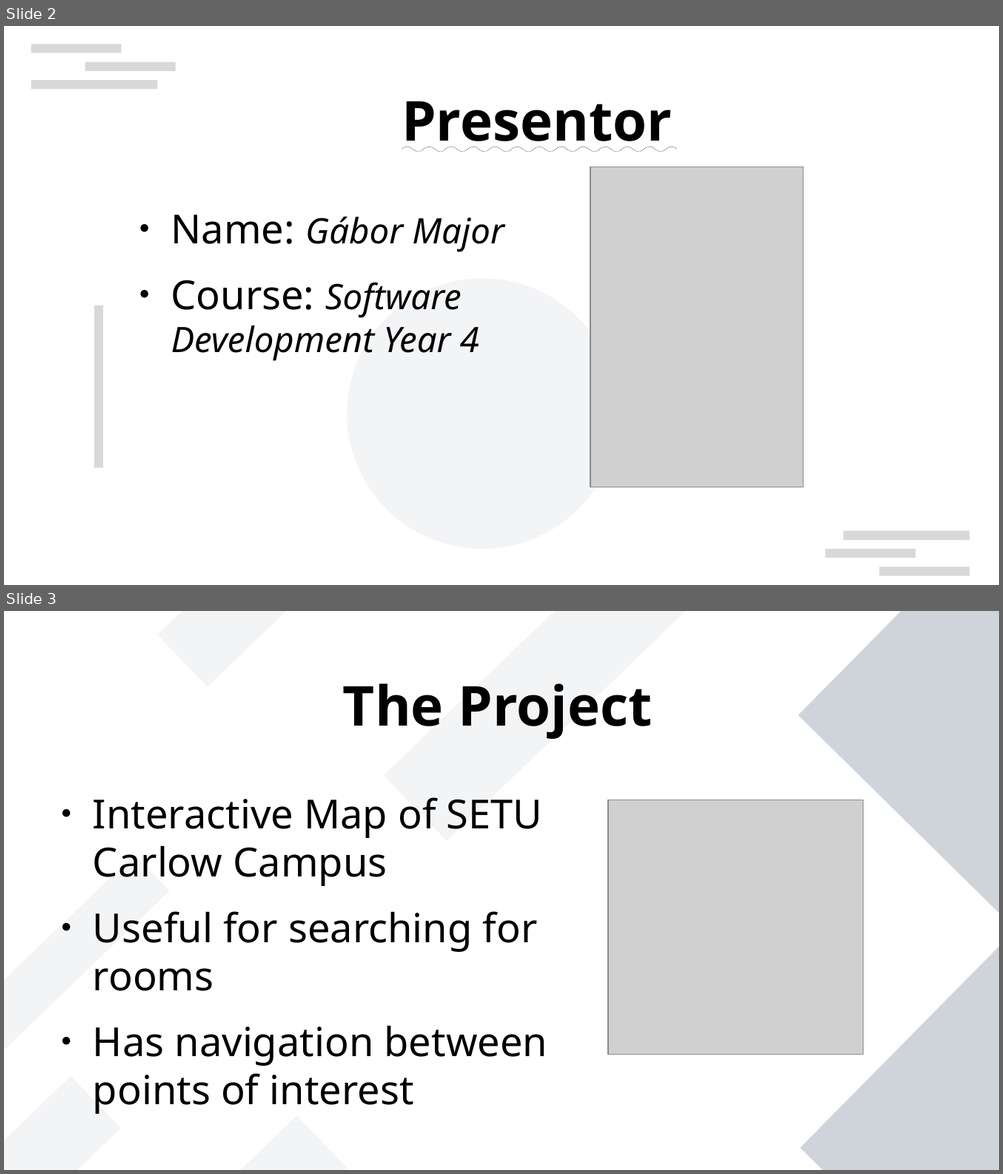
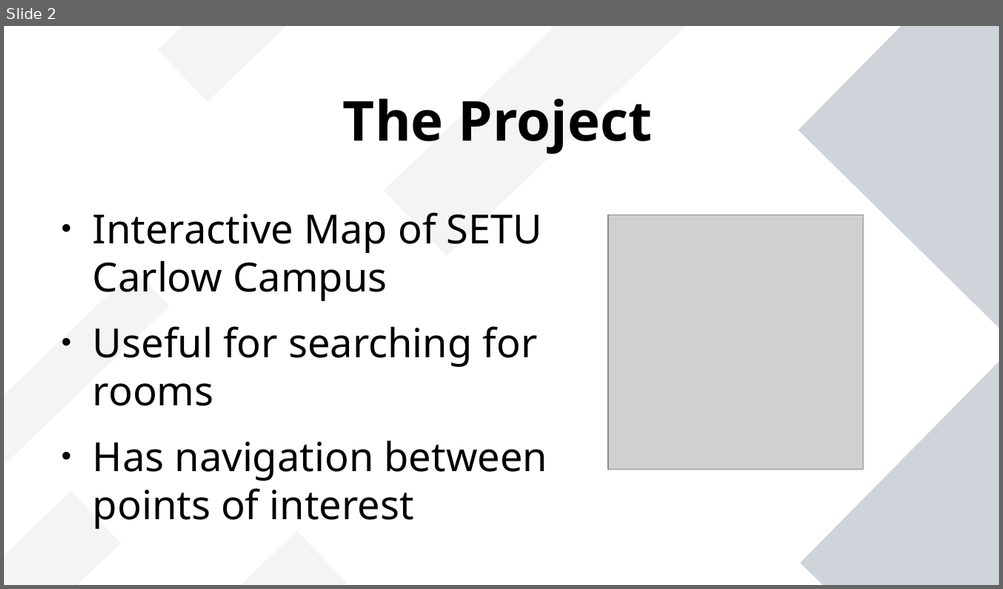
Before and after one commit to NotYetTerminal/Interactive-Map-SETU-Carlow, a slide deck: Project Documents/Gabor_Major_Interactive_Map_Presentation.odp. Shown one above the other, each under a label of ours: slides 2 and 3 before the commit, slide 2 after it. The pictures are 1003x1174 and 1003x589 pixels, drawn with LibreOffice and Linux fonts; fonts in the diff are those of the drawing; grey boxes stand for pictures; background and template pictures are left out. Boxes give left, top, right and bottom in pixels: in the first picture for what was removed or moved away, otherwise in the second. Text is boxed around its words. In the diff, an @@ line names an element or a change of style, - is before the commit and + after.

```diff
--- a/Project Documents/Gabor_Major_Interactive_Map_Presentation.odp
+++ b/Project Documents/Gabor_Major_Interactive_Map_Presentation.odp
@@ slide 2 removed at (4, 26, 999, 585), background #FFFFFF @@
@@ rectangle removed at (31, 44, 122, 53) @@
@@ rectangle removed at (85, 62, 176, 71) @@
@@ rectangle removed at (31, 80, 157, 89) @@
@@ title removed at (401, 101, 671, 152) @@
-Presentor
@@ picture removed at (591, 167, 804, 488) @@
@@ text removed at (171, 215, 504, 361) @@
-● Name: Gábor Major
-● Course: Software
-  Development Year 4
@@ ellipse removed at (347, 278, 617, 549) @@
@@ rectangle removed at (94, 306, 103, 469) @@
@@ rectangle removed at (843, 531, 970, 540) @@
@@ rectangle removed at (825, 549, 916, 559) @@
@@ rectangle removed at (879, 568, 970, 577) @@
@@ what was slide 3 is now slide 2 @@
```
Also in this commit, not shown: 2 slides changed, 5 slides added, 1 other slide removed, 1 other file.
